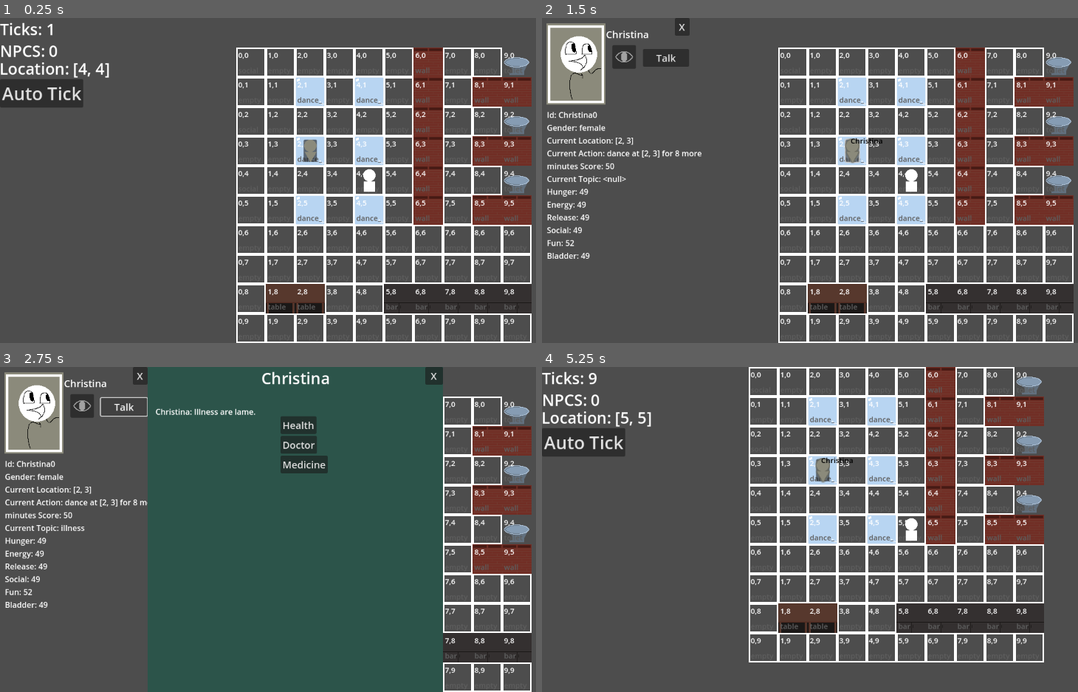
Above: before the commit, frames 1-4 (two rows, left to right).
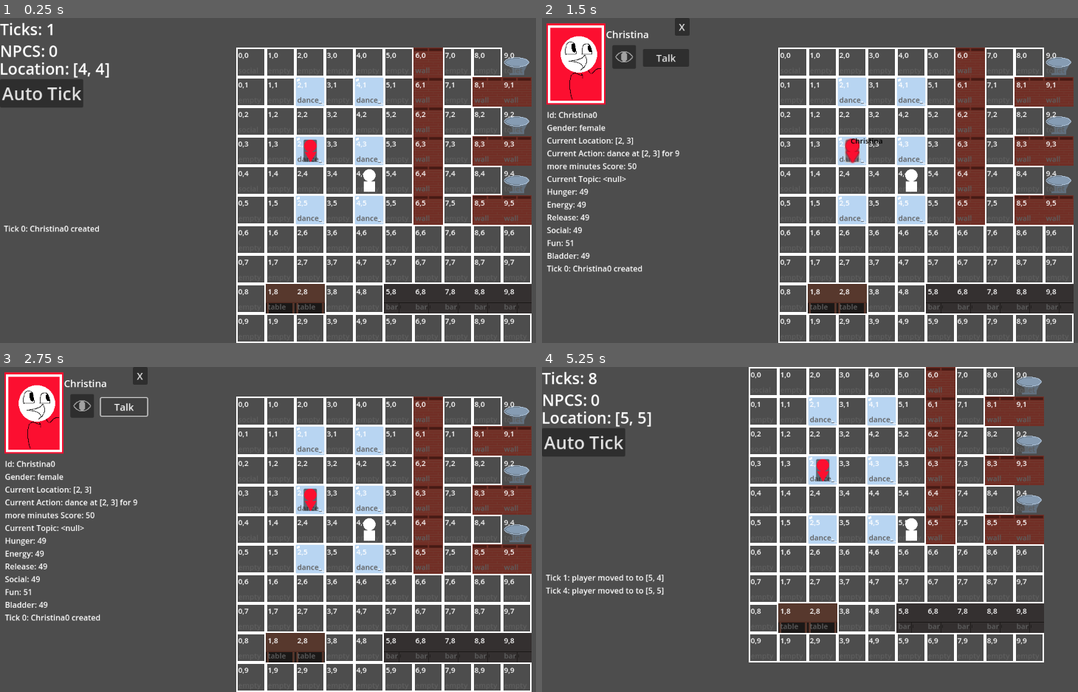
Above: after the commit, the same moments.

Repository: churrupy/elf-game
Game: Godot game, scene res://main.tscn
The game is run twice, just before and just after one commit, with the same random seed, the same clock (stepped at 60 frames per second) and the same inputs.
Inputs (mouse positions are in pixels of both pictures, inside the frame that each line leads up to):
- Up to frame 1 (0.25 s): no input
- Up to frame 2 (1.5 s): click "Auto Tick" at 0.5 s; click (852, 151) at 1.25 s
- Up to frame 3 (2.75 s): click "Talk" at 2 s
- Up to frame 4 (5.25 s): click "X" at 2.75 s; tap Enter at 3.5, 5 s; move the mouse to (852, 500) at 3.52 s; hold D (move_right) 3.53-4.28 s; hold Shift (suppress_tick) 3.53-4.28 s; tap T (auto_tick) at 3.6, 4.55, 5.1 s; tap Space at 4.25 s; move the mouse to (718, 545) at 4.27 s; hold S (move_down) 4.28-5.03 s; tap Shift (suppress_tick) at 4.35 s; move the mouse to (895, 458) at 5.02 s; hold D (move_right) from 5.03 s (still down); hold Shift (suppress_tick) from 5.03 s (still down)

The runs differ from the first frame. In frame 1, 0.3% of the frame differs, in the area x 0-60%, y 37-66%; in frame 2, 2.4%; in frame 3, 57%, in the area x 0-83%, y 0-100%; in frame 4, 0.6%.

Commit message:
History
- rudimentary history added
- menus flattened slightly

Diff:
--- /dev/null
+++ b/default_menu.tscn
@@ -0,0 +1,56 @@
+[gd_scene load_steps=3 format=3 uid="uid://c8ald5ikbggg7"]
+
+[ext_resource type="Script" uid="uid://gb2s720l8jt6" path="res://scripts/default_menu.gd" id="1_5qk5r"]
+[ext_resource type="PackedScene" uid="uid://dqcrueypgqflp" path="res://npc_button.tscn" id="2_ur6fb"]
+
+[node name="DefaultMenu" type="Control"]
+layout_mode = 3
+anchors_preset = 0
+offset_right = 40.0
+offset_bottom = 40.0
+script = ExtResource("1_5qk5r")
+buttons = ExtResource("2_ur6fb")
+
+[node name="TickLabel" type="Label" parent="."]
+z_index = 3
+layout_mode = 0
+offset_right = 113.0
+offset_bottom = 45.0
+theme_override_font_sizes/font_size = 32
+text = "Ticks: 0"
+horizontal_alignment = 1
+vertical_alignment = 1
+
+[node name="PCLocationLabel" type="Label" parent="."]
+layout_mode = 0
+offset_left = -1.0
+offset_top = 80.0
+offset_right = 215.0
+offset_bottom = 125.0
+theme_override_font_sizes/font_size = 32
+text = "Location: [0,0]"
+
+[node name="CurrentNpcsLabel" type="Label" parent="."]
+z_index = 3
+layout_mode = 0
+offset_top = 44.0
+offset_right = 118.0
+offset_bottom = 89.0
+theme_override_font_sizes/font_size = 32
+text = "NPCS: 0"
+
+[node name="AutoTickButton" type="Button" parent="."]
+layout_mode = 0
+offset_top = 124.0
+offset_right = 169.0
+offset_bottom = 182.0
+theme_override_font_sizes/font_size = 36
+text = "Auto Tick"
+
+[node name="PlayerHistory" type="Label" parent="."]
+layout_mode = 0
+offset_left = 8.0
+offset_top = 416.0
+offset_right = 254.0
+offset_bottom = 657.0
+text = "Player History"
--- a/npc.tscn
+++ b/displayed_npc.tscn
@@ -1,11 +1,11 @@
 [gd_scene load_steps=4 format=3 uid="uid://b3nfuqwhtvmbc"]
 
 [ext_resource type="Texture2D" uid="uid://cqheqrc4fcmlk" path="res://models/npc.png" id="1_ideak"]
-[ext_resource type="Script" uid="uid://cy07847yk6mq4" path="res://scripts/npc.gd" id="1_xxcha"]
+[ext_resource type="Script" uid="uid://d20ufj3dq8263" path="res://scripts/displayed_npc.gd" id="1_kh24r"]
 [ext_resource type="Texture2D" uid="uid://bp3jjl8sqjadm" path="res://models/npc_glow.png" id="3_kh24r"]
 
-[node name="NPC" type="Area2D"]
-script = ExtResource("1_xxcha")
+[node name="DisplayedNpc" type="Area2D"]
+script = ExtResource("1_kh24r")
 
 [node name="DefaultSprite" type="Sprite2D" parent="."]
 z_index = 1
--- a/main.tscn
+++ b/main.tscn
@@ -1,9 +1,10 @@
-[gd_scene load_steps=6 format=3 uid="uid://p30gae8jaqvk"]
+[gd_scene load_steps=7 format=3 uid="uid://p30gae8jaqvk"]
 
 [ext_resource type="Script" uid="uid://bvte16k71lpps" path="res://scripts/main.gd" id="1_7mycd"]
 [ext_resource type="PackedScene" uid="uid://k1uuc7whn4yg" path="res://player.tscn" id="2_0xm2m"]
-[ext_resource type="PackedScene" uid="uid://cxvennsy2mglw" path="res://menus/hud.tscn" id="4_1bvp3"]
-[ext_resource type="PackedScene" uid="uid://b3nfuqwhtvmbc" path="res://npc.tscn" id="5_lquwl"]
+[ext_resource type="PackedScene" uid="uid://c8ald5ikbggg7" path="res://default_menu.tscn" id="3_lquwl"]
+[ext_resource type="PackedScene" uid="uid://buetf41yyhdos" path="res://npc_menu.tscn" id="4_7mycd"]
+[ext_resource type="PackedScene" uid="uid://b3nfuqwhtvmbc" path="res://displayed_npc.tscn" id="5_lquwl"]
 [ext_resource type="PackedScene" uid="uid://drm6eb25ugdmi" path="res://map.tscn" id="7_272bh"]
 
 [node name="Main" type="Node"]
@@ -12,10 +13,12 @@
 
 [node name="Map" parent="." instance=ExtResource("7_272bh")]
 
-[node name="HUD" parent="." instance=ExtResource("4_1bvp3")]
+[node name="DefaultMenu" parent="." instance=ExtResource("3_lquwl")]
+
+[node name="NpcMenu" parent="." instance=ExtResource("4_7mycd")]
+visible = false
 
 [node name="Player" parent="." instance=ExtResource("2_0xm2m")]
 
-[connection signal="auto_tick_signal" from="HUD" to="." method="auto_tick"]
 [connection signal="move_without_tick_signal" from="Player" to="." method="_on_move_without_tick"]
 [connection signal="tick" from="Player" to="." method="_on_tick"]
--- a/menus/default_menu.gd
+++ /dev/null
@@ -1,11 +0,0 @@
-extends Control
-
-
-# Called when the node enters the scene tree for the first time.
-func _ready() -> void:
-	pass # Replace with function body.
-
-
-# Called every frame. 'delta' is the elapsed time since the previous frame.
-func _process(delta: float) -> void:
-	pass
--- a/menus/hud.tscn
+++ b/menus/hud.tscn
@@ -1,9 +1,8 @@
-[gd_scene load_steps=6 format=3 uid="uid://cxvennsy2mglw"]
+[gd_scene load_steps=5 format=3 uid="uid://cxvennsy2mglw"]
 
 [ext_resource type="Script" uid="uid://b80dkj2mcwkjw" path="res://scripts/hud.gd" id="1_633jc"]
-[ext_resource type="Script" uid="uid://gb2s720l8jt6" path="res://scripts/default_menu.gd" id="2_rglhv"]
+[ext_resource type="PackedScene" uid="uid://c8ald5ikbggg7" path="res://default_menu.tscn" id="2_pua1y"]
 [ext_resource type="PackedScene" uid="uid://buetf41yyhdos" path="res://npc_menu.tscn" id="3_d51vb"]
-[ext_resource type="PackedScene" uid="uid://dqcrueypgqflp" path="res://npc_button.tscn" id="4_pua1y"]
 [ext_resource type="PackedScene" uid="uid://jusdqdsrm4go" path="res://talk_menu.tscn" id="5_d51vb"]
 
 [node name="HUD" type="Control"]
@@ -17,50 +16,7 @@
 grow_vertical = 2
 script = ExtResource("1_633jc")
 
-[node name="DefaultMenu" type="Control" parent="."]
-layout_mode = 3
-anchors_preset = 0
-offset_right = 40.0
-offset_bottom = 40.0
-script = ExtResource("2_rglhv")
-npc_buttons = ExtResource("4_pua1y")
-
-[node name="TickLabel" type="Label" parent="DefaultMenu"]
-z_index = 3
-layout_mode = 0
-offset_right = 113.0
-offset_bottom = 45.0
-theme_override_font_sizes/font_size = 32
-text = "Ticks: 0"
-horizontal_alignment = 1
-vertical_alignment = 1
-
-[node name="PCLocationLabel" type="Label" parent="DefaultMenu"]
-layout_mode = 0
-offset_left = -1.0
-offset_top = 80.0
-offset_right = 215.0
-offset_bottom = 125.0
-theme_override_font_sizes/font_size = 32
-text = "Location: [0,0]"
-
-[node name="CurrentNpcsLabel" type="Label" parent="DefaultMenu/PCLocationLabel"]
-z_index = 3
-layout_mode = 0
-offset_left = 1.0
-offset_top = -36.0
-offset_right = 119.0
-offset_bottom = 9.0
-theme_override_font_sizes/font_size = 32
-text = "NPCS: 0"
-
-[node name="AutoTickButton" type="Button" parent="DefaultMenu"]
-layout_mode = 0
-offset_top = 124.0
-offset_right = 169.0
-offset_bottom = 182.0
-theme_override_font_sizes/font_size = 36
-text = "Auto Tick"
+[node name="DefaultMenu" parent="." instance=ExtResource("2_pua1y")]
 
 [node name="NpcMenu" parent="." instance=ExtResource("3_d51vb")]
 
@@ -68,5 +24,3 @@
 layout_mode = 0
 offset_left = 300.0
 offset_right = 900.0
-
-[connection signal="pressed" from="DefaultMenu/AutoTickButton" to="." method="auto_tick_button"]
--- a/npc_menu.tscn
+++ b/npc_menu.tscn
@@ -14,14 +14,16 @@
 size_flags_horizontal = 3
 script = ExtResource("1_ubb6d")
 
-[node name="TalkButton" type="Button" parent="."]
-layout_mode = 0
-offset_left = 205.0
-offset_top = 63.0
-offset_right = 299.0
-offset_bottom = 99.0
+[node name="CloseButton" type="Button" parent="."]
+layout_mode = 1
+anchors_preset = 1
+anchor_left = 1.0
+anchor_right = 1.0
+offset_left = -30.0
+offset_bottom = 36.0
+grow_horizontal = 0
 theme_override_font_sizes/font_size = 20
-text = "Talk"
+text = "X"
 
 [node name="NameLabel" type="Label" parent="."]
 layout_mode = 1
@@ -36,6 +38,22 @@
 theme_override_font_sizes/font_size = 20
 text = "Name"
 horizontal_alignment = 1
+
+[node name="Portrait" parent="." instance=ExtResource("2_pcope")]
+layout_mode = 0
+offset_left = 9.0
+offset_top = 11.0
+offset_right = 49.0
+offset_bottom = 51.0
+
+[node name="TalkButton" type="Button" parent="."]
+layout_mode = 0
+offset_left = 205.0
+offset_top = 63.0
+offset_right = 299.0
+offset_bottom = 99.0
+theme_override_font_sizes/font_size = 20
+text = "Talk"
 
 [node name="WatchButton" type="Button" parent="."]
 layout_mode = 0
@@ -60,31 +78,13 @@
 layout_mode = 0
 offset_left = 10.0
 offset_top = 185.0
-offset_right = 378.0
-offset_bottom = 575.0
+offset_right = 326.0
+offset_bottom = 644.0
 text = "Npc Description"
 autowrap_mode = 3
 text_overrun_behavior = 2
 
-[node name="CloseButton" type="Button" parent="."]
-layout_mode = 1
-anchors_preset = 1
-anchor_left = 1.0
-anchor_right = 1.0
-offset_left = -30.0
-offset_bottom = 36.0
-grow_horizontal = 0
-theme_override_font_sizes/font_size = 20
-text = "X"
-
-[node name="Portrait" parent="." instance=ExtResource("2_pcope")]
-layout_mode = 0
-offset_left = 9.0
-offset_top = 11.0
-offset_right = 49.0
-offset_bottom = 51.0
-
+[connection signal="pressed" from="CloseButton" to="." method="close_npc_menu"]
 [connection signal="pressed" from="TalkButton" to="." method="talk_pressed"]
 [connection signal="pressed" from="WatchButton" to="." method="watch_npc"]
 [connection signal="pressed" from="UnWatchButton" to="." method="unwatch_npc"]
-[connection signal="pressed" from="CloseButton" to="." method="close_npc_menu"]
--- a/scripts/default_menu.gd
+++ b/scripts/default_menu.gd
@@ -1,17 +1,22 @@
-extends Control
+extends Node
 
-@export var npc_buttons: PackedScene
+@export var buttons: PackedScene
 
 
 # Called when the node enters the scene tree for the first time.
 func _ready() -> void:
-
 	pass
 
 
 # Called every frame. 'delta' is the elapsed time since the previous frame.
 func _process(delta: float) -> void:
 	pass
+
+func update_history_and_tick(history_list):
+	var trunc_history = history_list.slice(-5, -1)
+	var history_string = "\n".join(trunc_history)
+	$PlayerHistory.text = history_string
+	tick()
 
 
 func tick():
@@ -23,12 +28,11 @@
 	var button_x = 30
 	var button_y = 200
 	for npc in Global.CURRENT_NPCS:
-		var location = Vector2(button_x, button_y)
-		var npc_button = npc_buttons.instantiate()
+		var npc_button = buttons.instantiate()
 		add_child(npc_button)
 		npc_button.initialize(npc)
 		npc_button.position = Vector2(button_x, button_y)
-		#npc_button.connect("pressed", Callable(self, "open_npc_menu").bind(npc))
+		npc_button.connect("pressed", Callable(self, "open_npc_menu").bind(npc))
 		button_y += 40
 
 
@@ -36,3 +40,7 @@
 	for child in get_children():
 		if child is NPC_BUTTON:
 			child.queue_free()
+
+
+func open_npc_menu(npc):
+	SignalBus.npc_click.emit(npc)
--- /dev/null
+++ b/scripts/displayed_npc.gd
@@ -0,0 +1,58 @@
+extends Node2D
+
+class_name DISPLAYED_NPC
+
+var NPC_OBJECT
+var COLOR
+
+
+func initialize(npc):
+	NPC_OBJECT = npc
+	$DefaultSprite.modulate = npc.COLOR
+	$GlowSprite.modulate = npc.COLOR
+	$HoverNameLabel.text = npc.NAME
+	#$HoverNameLabel.modulate = COLOR
+	#$HoverNameLabel.add_theme_color_override("font_outline_color",Color.BLACK)
+	$GlowSprite.hide()
+	$HoverNameLabel.hide()
+	SignalBus.npc_hover.connect(on_hover)
+	SignalBus.npc_hover_off.connect(off_hover)
+
+
+# Called when the node enters the scene tree for the first time.
+func _ready() -> void:
+	pass
+
+
+
+
+func on_hover(npc):
+	if npc.ID == NPC_OBJECT.ID:
+		_on_mouse_entered()
+		$DefaultSprite.hide()
+		$GlowSprite.show()
+		$HoverNameLabel.show()
+		#print("hovering!")
+
+func off_hover(npc):
+	if npc.ID == NPC_OBJECT.ID:
+		$GlowSprite.hide()
+		$DefaultSprite.show()
+		$HoverNameLabel.hide()
+
+
+func sprite_clicked() -> void:
+	SignalBus.npc_click.emit(NPC_OBJECT)
+
+func _on_mouse_entered() -> void:
+	$DefaultSprite.hide()
+	$GlowSprite.show()
+	$HoverNameLabel.show()
+	#SignalBus.npc_hover.emit(NPC_HOBE)
+
+
+func _on_mouse_exit() -> void:
+	$GlowSprite.hide()
+	$DefaultSprite.show()
+	$HoverNameLabel.hide()
+	#SignalBus.npc_hover_off.emit(self)
--- /dev/null
+++ b/scripts/history.gd
@@ -0,0 +1,44 @@
+extends Node
+
+class_name HISTORY_CLASS
+
+var HISTORY = []
+
+
+
+func _ready() -> void:
+	pass
+
+
+func _process(delta:float):
+	pass
+
+
+func add_entry(npc, action, arg=null):
+	var history_dict = {
+		"tick": Global.TICKS,
+		"npc": npc,
+		"action": action,
+		"arg": arg
+	}
+	HISTORY.append(history_dict)
+
+
+func filter_by_npc(npc):
+	var filtered_history = []
+	for h in HISTORY:
+		if h["npc"] == npc:
+			filtered_history.append(h)
+
+	return filtered_history
+
+func display_history(history_list = []):
+	if history_list == []:
+		history_list = HISTORY
+	var display_list = []
+	for h in history_list:
+		var _str = "Tick " + str(h["tick"]) + ": " + h["npc"] + " " + h["action"]
+		if h["arg"] != null:
+			_str += " to " + str(h["arg"])
+		display_list.append(_str)
+	return display_list
--- a/scripts/main.gd
+++ b/scripts/main.gd
@@ -4,7 +4,7 @@
 #var X_RANGE
 #var Y_RANGE
 @export var npc_scene: PackedScene
-@export var action_scene: PackedScene
+var History = HISTORY_CLASS.new()
 
 
 
@@ -16,21 +16,27 @@
 func _ready() -> void:
 	SignalBus.tick_signal.connect(_on_tick)
 	SignalBus.player_move_request.connect(process_player_move)
+
+	SignalBus.npc_click.connect(open_npc_menu)
+	SignalBus.close_npc_menu.connect(close_npc_menu)
+
+
 	for i in Constants.NUM_NPCS:
 		create_npc()
+	$NpcMenu.hide()
 	_on_tick()
 
 
 
 func create_npc():
-	var npc = npc_scene.instantiate()
+	var npc = NPC.new()
 	var tile = $Map.random_empty_tile()
 	npc.LOCATION = tile
-	#npc.LOCATION = tile.LOCATION
 	npc.initialize(ID_COUNTER)
 	ID_COUNTER += 1
-	add_child(npc)
+	#add_child(npc)
 	Global.NPCS[npc.ID] = npc
+	History.add_entry(npc.ID, "created")
 
 
 # Called every frame. 'delta' is the elapsed time since the previous frame.
@@ -45,6 +51,7 @@
 		Global.PLAYER_LOCATION = location
 	else:
 		print("tile not accessible")
+	History.add_entry("player", "moved to", location)
 	_on_tick()
 
 func auto_tick() -> void:
@@ -54,7 +61,30 @@
 func _on_move_without_tick() -> void:
 	$Map.tick()
 	get_current_npcs()
-	update_current_npcs()
+	#update_current_npcs()
+
+
+func display_npcs():
+	for child in get_children():
+		if child is DISPLAYED_NPC:
+			child.queue_free()
+
+	for npc_id in Global.NPCS.keys():
+		var npc = Global.NPCS[npc_id]
+
+		var x_index = range(Global.X_RANGE[0], Global.X_RANGE[1]).find(npc.LOCATION[0])
+		if x_index < 0:
+			continue
+		var y_index = range(Global.Y_RANGE[0], Global.Y_RANGE[1]).find(npc.LOCATION[1])
+		if y_index < 0:
+			continue
+
+		var displayed_npc = npc_scene.instantiate()
+		displayed_npc.initialize(npc)
+		add_child(displayed_npc)
+		displayed_npc.global_position[0] = (x_index * Constants.TILE_SIZE) + Constants.MAIN_FRAME_POSITION[0] + Constants.TILE_SIZE/2
+		displayed_npc.global_position[1] = y_index * Constants.TILE_SIZE + Constants.TILE_SIZE/2
+
 
 
 
@@ -70,14 +100,23 @@
 	Global.TICKS += 1
 	print("Ticks: ", Global.TICKS)
 	print("player location:", Global.PLAYER_LOCATION)
-	update_current_npcs()
+	tick_npcs()
 	get_current_npcs()
-	var npc_list = get_npc_list()
-	Utility.display_list_on_screen(npc_list, Constants.TILE_SIZE/2)
+	display_npcs()
+	#var npc_list = get_npc_list()
+	#Utility.display_list_on_screen(npc_list, Constants.TILE_SIZE/2)
 	#var tile_list = $Map.get_tile_list()
 	#Utility.display_list_on_screen(tile_list)
 	$Map.tick()
-	$HUD.tick()
+	var player_history = History.filter_by_npc("player")
+	var player_history_list = History.display_history(player_history)
+	$DefaultMenu.update_history_and_tick(player_history_list)
+	#$DefaultMenu.tick()
+
+	if $NpcMenu.visible:
+		# re-initialize/update visible history
+		open_npc_menu($NpcMenu.DISPLAYED_NPC)
+	#$HUD.tick()
 
 
 #endregion
@@ -97,7 +136,7 @@
 			Global.CURRENT_NPCS.append(npc)
 
 
-func update_current_npcs():
+func tick_npcs():
 	Global.CURRENT_NPCS = []
 	for npc_id in Global.NPCS.keys():
 		var npc = Global.NPCS[npc_id]
@@ -111,6 +150,7 @@
 		if (npc.ACTION.LOCATION == npc.LOCATION):
 			npc.ACTION.STATUS = "filling"
 			npc.ACTION.do(npc)
+			History.add_entry(npc.ID, npc.ACTION.ID)
 		else:
 			var next_step = step_towards_location(npc.LOCATION, npc.ACTION.LOCATION)
 			if next_step == null:
@@ -118,6 +158,7 @@
 				print("teleporting...")
 				print(npc.LOCATION, npc.ACTION.LOCATION)
 				npc.LOCATION = npc.ACTION.LOCATION
+				History.add_entry(npc.ID, "teleported to", npc.ACTION.LOCATION)
 				continue
 			print(next_step)
 			var current_occupant = Utility.get_npc_from_location(next_step)
@@ -135,9 +176,11 @@
 				var new_location = valid_neighbors.pick_random()
 
 				current_occupant.LOCATION = new_location
+			History.add_entry(npc.ID, "teleported to", npc.ACTION.LOCATION)
 			npc.LOCATION = next_step
 
 		if npc.ACTION.STATUS == "finish":
+			History.add_entry(npc.ID, "finished", npc.ACTION.ID)
 			npc.ACTION = null
 
 		npc.decay_needs()
@@ -148,16 +191,16 @@
 
 func get_all_group_actions():
 	var all_actions = []
-	for child in get_children():
-		if child is not NPC: continue
-		if child.ACTION == null: continue
-		if not child.ACTION.is_joinable(): continue
+	for npc_id in Global.NPCS.keys():
+		var npc = Global.NPCS[npc_id]
+		if npc.ACTION == null: continue
+		if not npc.ACTION.is_joinable(): continue
 		var new_action = ACTIONS.new()
-		new_action.ID = child.ACTION.ID
-		new_action.TARGET = child.ACTION.TARGET
-		new_action.LOCATION = child.ACTION.LOCATION
-		new_action.NEED = child.ACTION.NEED
-		new_action.FOLLOWING = child
+		new_action.ID = npc.ACTION.ID
+		new_action.TARGET = npc.ACTION.TARGET
+		new_action.LOCATION = npc.ACTION.LOCATION
+		new_action.NEED = npc.ACTION.NEED
+		new_action.FOLLOWING = npc
 		all_actions.append(new_action)
 	return all_actions
 
@@ -271,6 +314,24 @@
 
 
 
+#region menus
+func open_npc_menu(npc):
+	print("showing menu")
+	$DefaultMenu.hide()
+	var history = History.filter_by_npc(npc.ID)
+	var history_list = History.display_history(history)
+	$NpcMenu.initialize(npc, history_list)
+	$NpcMenu.show()
+
+func close_npc_menu():
+	$NpcMenu.hide()
+	$DefaultMenu.show()
+
+
+
+#endregion
+
+
 #region debug
 
 
--- a/scripts/npc.gd
+++ b/scripts/npc.gd
@@ -31,40 +31,15 @@
 	GENDER = ["male", "female"].pick_random()
 	NAME = NAMES[GENDER].pick_random()
 	ID = NAME + str(ID_COUNTER)
+	COLOR = Color(randf_range(0,1), randf_range(0,1), randf_range(0,1))
 	var topics = Dialogue.CONVERSATION_NODES.keys()
 	for topic in topics:
 		OPINIONS[topic] = randi_range(0,100)
 
-# Called when the node enters the scene tree for the first time.
-func _ready() -> void:
-	COLOR = Color(randf_range(0,1), randf_range(0,1), randf_range(0,1))
-	$DefaultSprite.modulate = COLOR
-	$GlowSprite.modulate = COLOR
-	$HoverNameLabel.text = NAME
-	#$HoverNameLabel.modulate = COLOR
-	#$HoverNameLabel.add_theme_color_override("font_outline_color",Color.BLACK)
-	hide()
-	$GlowSprite.hide()
-	$HoverNameLabel.hide()
-	SignalBus.npc_hover.connect(on_hover)
-	SignalBus.npc_hover_off.connect(off_hover)
+
+func _init() -> void:
 	SignalBus.say_topic.connect(hear_topic)
 
-func _process(delta:float):
-	print(RECENT_TOPIC)
-
-func on_hover(npc):
-	if npc == self:
-		$DefaultSprite.hide()
-		$GlowSprite.show()
-		$HoverNameLabel.show()
-		#print("hovering!")
-
-func off_hover(npc):
-	if npc == self:
-		$GlowSprite.hide()
-		$DefaultSprite.show()
-		$HoverNameLabel.hide()
 
 #endregion
 
@@ -79,18 +54,6 @@
 	for need in NEEDS:
 		NEEDS[need] = clamp(NEEDS[need], 0, 100)
 
-
-func move_random():
-	#print("npc called")
-	var direction_options = [
-		Vector2(Constants.TILE_SIZE, 0),
-		Vector2(-Constants.TILE_SIZE, 0),
-		Vector2(0, Constants.TILE_SIZE),
-		Vector2(0, -Constants.TILE_SIZE)
-	]
-	var direction = direction_options.pick_random()
-	position += direction
-	position = position.clamp(Vector2.ZERO, Constants.SCREEN_SIZE)
 
 
 #endregion
@@ -122,28 +85,7 @@
 
 	return action
 
-func hear_topic(speaker_id, topic, opinion, location):
-	if speaker_id == ID:
-		return
-	print("signal delivered")
-	print(location)
-	print(LOCATION)
-	if LOCATION[0] in range(location[0]-1, location[0]+2):
-		if LOCATION[1] in range(location[1] -1, location[1]+2):
-			if speaker_id not in RELATIONSHIPS:
-				RELATIONSHIPS[speaker_id] = 0
-			RECENT_TOPIC = topic
-			var this_opinion = OPINIONS[topic]
-			var diff = abs(this_opinion - opinion)
-			if diff > 50:
-				RELATIONSHIPS[speaker_id] -= 1
-			elif diff > 25:
-				pass
-			else:
-				RELATIONSHIPS[speaker_id] += 1
-			print(NAME)
-			print("topic heard")
-			print(RECENT_TOPIC)
+
 
 #endregion
 
@@ -169,12 +111,25 @@
 #endregion
 
 
-func sprite_clicked() -> void:
-	SignalBus.npc_click.emit(self)
-
-func _on_mouse_entered() -> void:
-	SignalBus.npc_hover.emit(self)
-
-
-func _on_mouse_exit() -> void:
-	SignalBus.npc_hover_off.emit(self)
+func hear_topic(speaker_id, topic, opinion, location):
+	if speaker_id == ID:
+		return
+	print("signal delivered")
+	print(location)
+	print(LOCATION)
+	if LOCATION[0] in range(location[0]-1, location[0]+2):
+		if LOCATION[1] in range(location[1] -1, location[1]+2):
+			if speaker_id not in RELATIONSHIPS:
+				RELATIONSHIPS[speaker_id] = 0
+			RECENT_TOPIC = topic
+			var this_opinion = OPINIONS[topic]
+			var diff = abs(this_opinion - opinion)
+			if diff > 50:
+				RELATIONSHIPS[speaker_id] -= 1
+			elif diff > 25:
+				pass
+			else:
+				RELATIONSHIPS[speaker_id] += 1
+			print(NAME)
+			print("topic heard")
+			print(RECENT_TOPIC)
--- a/scripts/npc_menu.gd
+++ b/scripts/npc_menu.gd
@@ -10,11 +10,10 @@
 	$UnWatchButton.hide()
 
 func _process(delta: float) -> void:
-	if DISPLAYED_NPC != null:
-		initialize(DISPLAYED_NPC)
+	pass
 
 
-func initialize(npc):
+func initialize(npc, history):
 	DISPLAYED_NPC = npc
 	$NameLabel.text = npc.NAME
 	var display_string = []
@@ -32,6 +31,10 @@
 	for need in npc.NEEDS:
 		_str = need.capitalize() + ": " + str(int(npc.NEEDS[need]))
 		display_string.append(_str)
+
+	# get last five moves
+	var last_five = history.slice(-5,-1)
+	display_string += last_five
 
 	var display = "\n".join(display_string)
 	$NpcDescription.text = display
